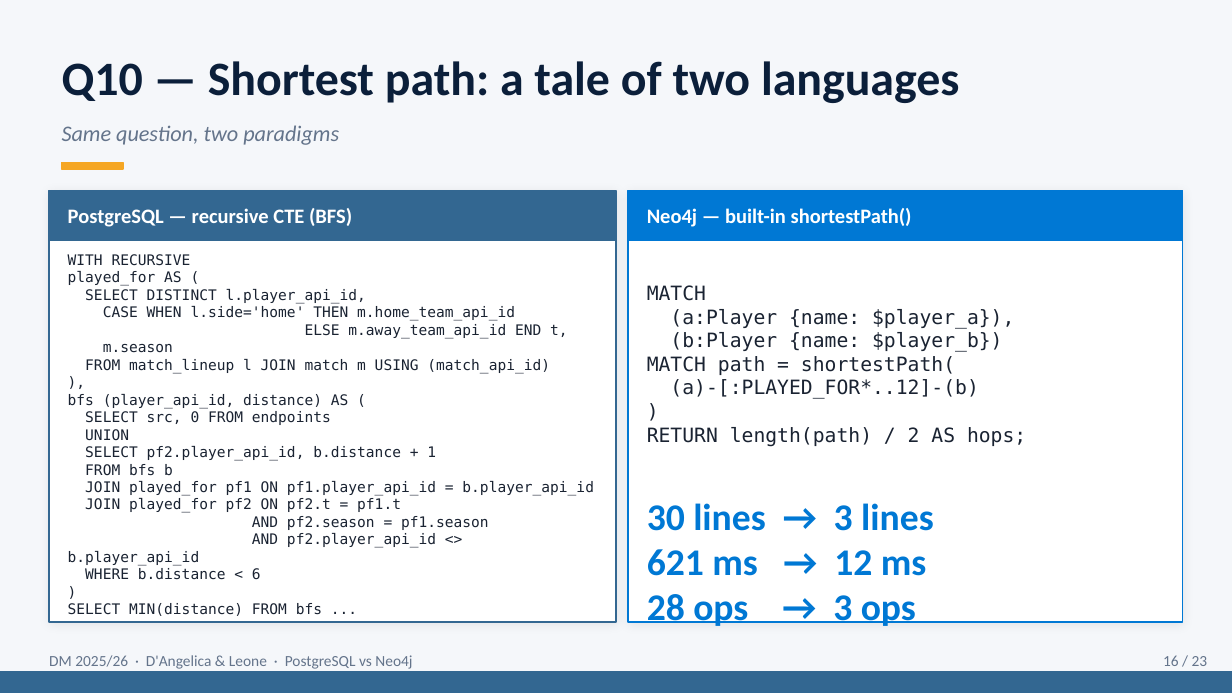
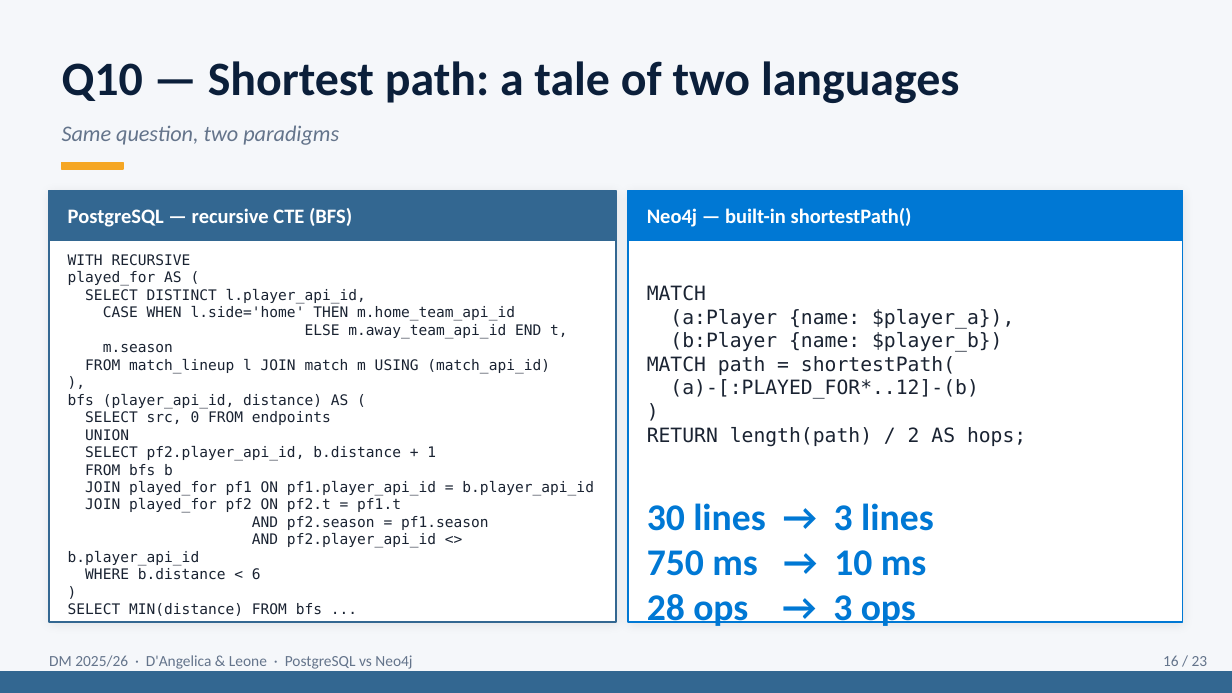
Before and after one commit to g1up3/DM-Project-2026, a slide deck: slide 16 of Presentation_DM_DAngelica_Leone.pptx. Drawn at 1232x693 pixels with LibreOffice and Linux fonts; fonts in the diff are those of the drawing. Boxes give left, top, right and bottom in pixels: in the first picture for what was removed or moved away, otherwise in the second. Text is boxed around its words. In the diff, an @@ line names an element or a change of style, - is before the commit and + after.

```diff
--- a/Presentation_DM_DAngelica_Leone.pptx
+++ b/Presentation_DM_DAngelica_Leone.pptx
@@ text at [647, 503, 934, 626]: text changed @@
-30 lines → 3 lines
-621 ms → 12 ms
-28 ops → 3 ops
+30 lines → 3 lines
+750 ms → 10 ms
+28 ops → 3 ops
```
Also in this commit, not shown: 5 other slides changed, 13 other files.
